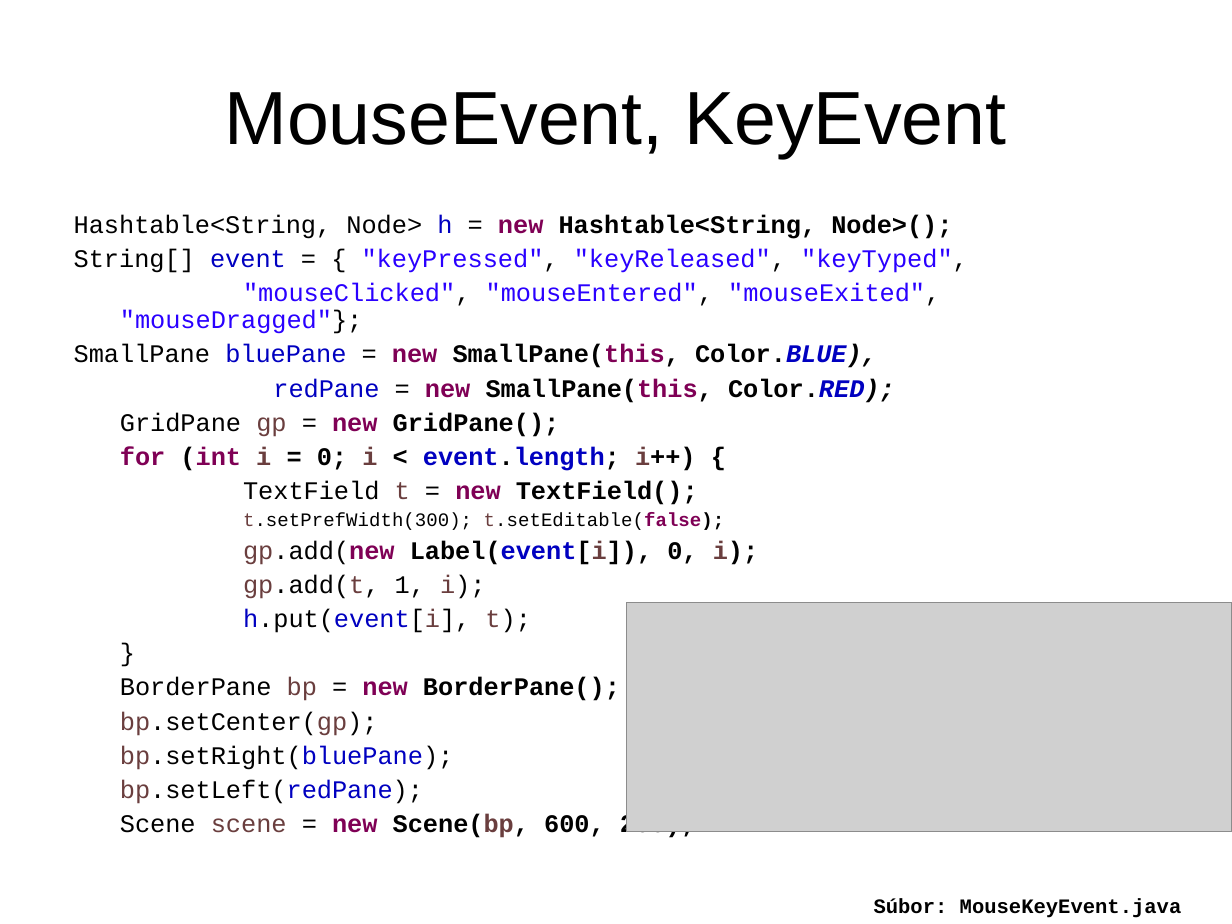
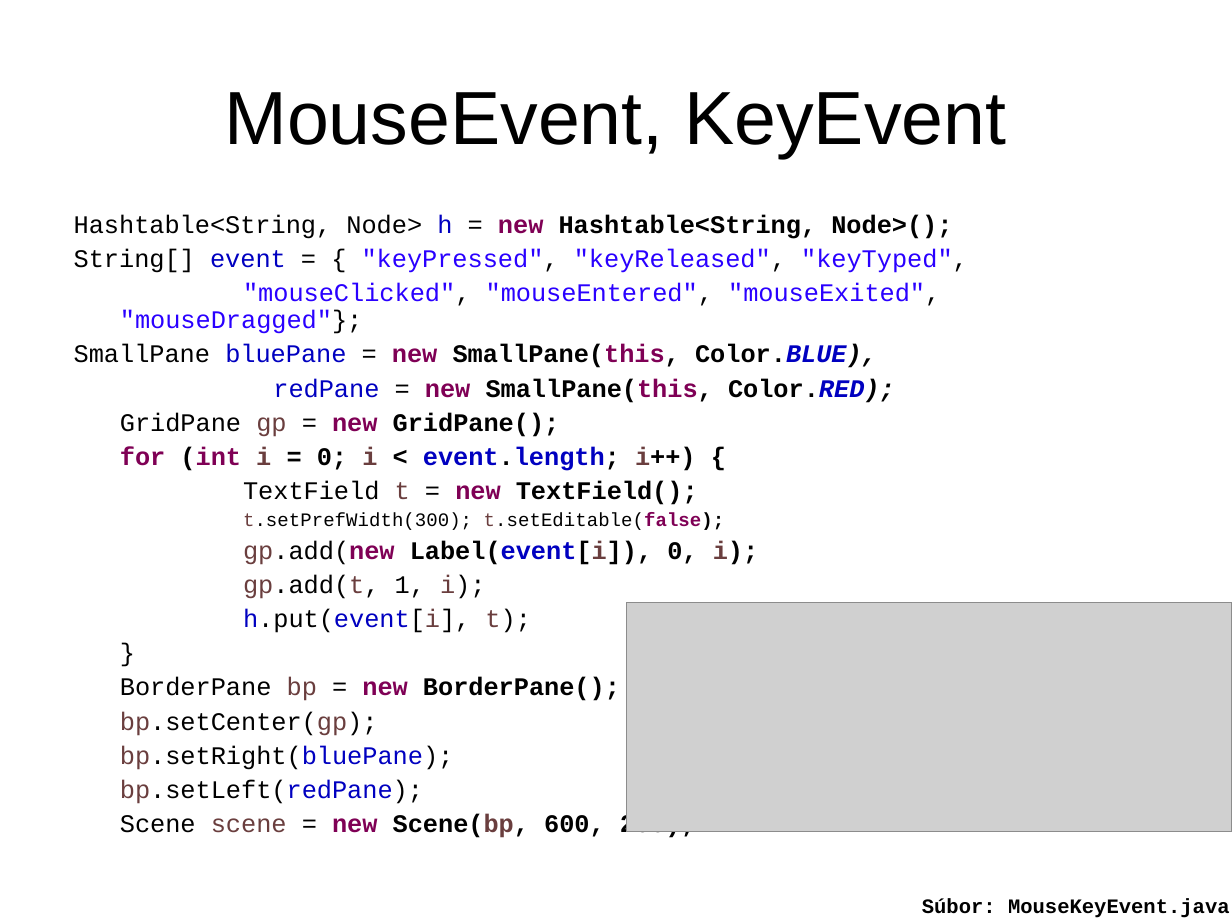
Before and after one commit to Programovanie4/Prednasky, a slide deck: slide 14 of 10/10_java.ppt. Drawn at 1232x924 pixels with LibreOffice and Linux fonts; fonts in the diff are those of the drawing; grey boxes stand for pictures. Boxes give left, top, right and bottom in pixels: in the first picture for what was removed or moved away, otherwise in the second. Text is boxed around its words. In the diff, an @@ line names an element or a change of style, - is before the commit and + after.

```diff
--- a/10/10_java.ppt
+++ b/10/10_java.ppt
@@ text "Súbor: MouseKeyEvent.java": place and size @@
-text "Súbor: MouseKeyEvent.java" at [874, 899, 1182, 918]
+text "Súbor: MouseKeyEvent.java" at [922, 899, 1230, 918]
```
Also in this commit, not shown: 8 other slides changed, 3 other files.
